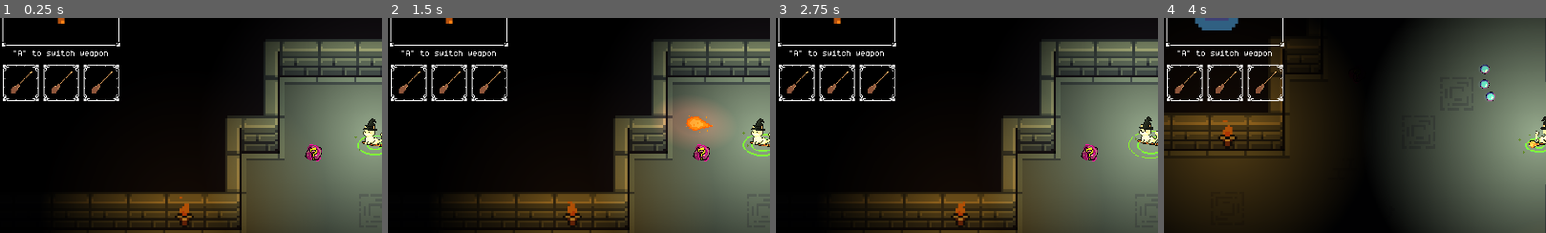
Above: before the commit, frames 1-4 (left to right).
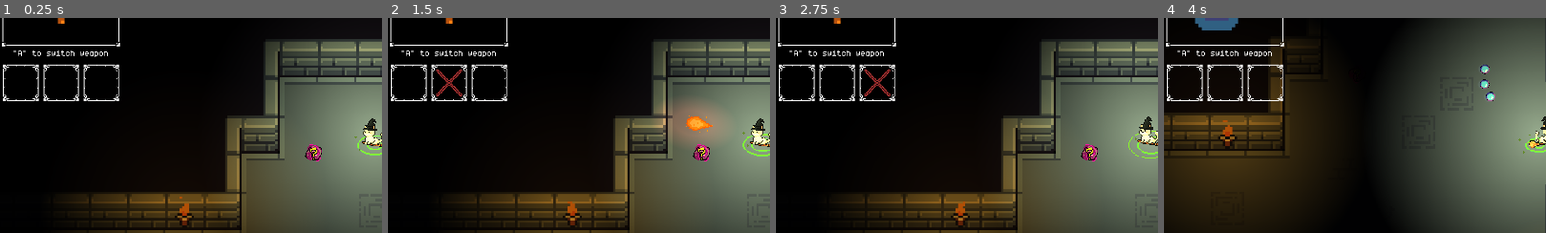
Above: after the commit, the same moments.

Repository: AlbanTE/projet-150h
Game: Godot game, scene res://scenes/main.tscn
Two runs of this game, one before a commit and one after it. Both use one fixed random seed, a clock stepped at 60 frames per second and the inputs below.
Inputs (mouse positions are % of the whole screen's width and height, from its top left):
- Up to frame 1 (0.25 s): no input
- Up to frame 2 (1.5 s): click (4, 38) at 0.52 s; click (9, 38) at 1.27 s
- Up to frame 3 (2.75 s): click (14, 38) at 2.02 s
- Up to frame 4 (4 s): tap Enter at 2.75 s; move the mouse to (72, 45) at 2.77 s; hold D (move_right) 2.78-3.53 s; hold Q (switch_weapon) 2.78-3.53 s; move the mouse to (30, 55) at 3.52 s; hold S (move_down) from 3.53 s (still down); click (30, 55) at 3.6 s
The pictures show only the part of the screen within x 1-51%, y 23-73%; the shares and areas given below are measured in that part.

The runs differ from the first frame. In frame 1, 0.3% of the frame differs, in the area x 2-30%, y 24-36%; in frame 2, 0.5%; in frame 3, 0.5%, in the area x 2-30%, y 23-37%; in frame 4, 0.3%.

Commit message:
Item UI cross hover + apply effects on equip

Diff:
--- a/InventoryManager.gd
+++ /dev/null
@@ -1,16 +0,0 @@
-extends Node
-class_name InventoryManager
-
-var inventory: Array[Item] = []
-
-var Broom: PackedScene = preload("res://scenes/objects/items/nimbus_2000.tscn")
-
-func _ready() -> void:
-	var broom = Broom.instantiate()
-	inventory.append(broom)
-	inventory.append(broom)
-	inventory.append(broom)
-
-
-func _process(_delta: float) -> void:
-	pass
--- a/scenes/enemies/Enemy.gd
+++ b/scenes/enemies/Enemy.gd
@@ -20,7 +20,8 @@
 @export var path_update_interval: float = 0.2
 
 @export_group("Debug")
-@export var debug_navigation: bool = true
+@export var debug_navigation: bool = false
+@export var debug_attack: bool = false
 
 # ────────────────
 # 🧠 State
@@ -270,7 +271,8 @@
 	#if not is_following:
 		#draw_arc(Vector2.ZERO, detection_radius, 0, TAU, 64, Color.BLUE, 2.0, true)
 
-	draw_arc(Vector2.ZERO, attack_range, 0, TAU, 64, Color.RED, 2.0, true)
+	if debug_attack:
+		draw_arc(Vector2.ZERO, attack_range, 0, TAU, 64, Color.RED, 2.0, true)
 
 	if debug_navigation and navigation_agent: #and is_following:
 		var path = navigation_agent.get_current_navigation_path()
--- a/scenes/main.gd
+++ b/scenes/main.gd
@@ -22,12 +22,16 @@
 func update_weapon_ui():
 	$CanvasLayer/GameUI.update_weapon()
 
+func update_items_ui():
+	$CanvasLayer/GameUI.update_items()
+
 func _ready():
 	seed(_seed)
 	tile_builder = CustomTileManager.new()
 	build_dungeon_area()
 
 	player.weapon_component.connect("weapon_equiped", update_weapon_ui)
+	player.inventory_manager.connect("update_inventory", update_items_ui)
 
 func SpawnEnnemi(world_position: Vector2, enemy_type: int) -> Enemy:
 	var enemy: Enemy = null
--- a/scenes/menus/ItemBox.tscn
+++ b/scenes/menus/ItemBox.tscn
@@ -9,6 +9,10 @@
 region = Rect2(160, 272, 96, 96)
 
 [sub_resource type="StyleBoxTexture" id="StyleBoxTexture_xdum0"]
+content_margin_left = 16.0
+content_margin_top = 16.0
+content_margin_right = 16.0
+content_margin_bottom = 16.0
 texture = SubResource("AtlasTexture_wcfec")
 texture_margin_left = 16.0
 texture_margin_top = 16.0
@@ -16,18 +20,38 @@
 texture_margin_bottom = 16.0
 draw_center = false
 
+[sub_resource type="StyleBoxEmpty" id="StyleBoxEmpty_xdum0"]
+
+[sub_resource type="StyleBoxEmpty" id="StyleBoxEmpty_wcfec"]
+
+[sub_resource type="StyleBoxEmpty" id="StyleBoxEmpty_2s6ye"]
+
+[sub_resource type="StyleBoxEmpty" id="StyleBoxEmpty_e32el"]
+
 [sub_resource type="AtlasTexture" id="AtlasTexture_g57ao"]
 atlas = ExtResource("1_tgy1x")
 region = Rect2(231, 8, 18, 16)
 
-[node name="ItemBox" type="PanelContainer"]
+[node name="ItemBox" type="Button"]
+z_index = 1
+z_as_relative = false
+offset_right = 100.0
+offset_bottom = 100.0
 size_flags_horizontal = 3
 size_flags_vertical = 3
-tooltip_text = "Forgot to put tootip"
-theme_override_styles/panel = SubResource("StyleBoxTexture_xdum0")
+theme_override_styles/normal = SubResource("StyleBoxTexture_xdum0")
+theme_override_styles/pressed = SubResource("StyleBoxEmpty_xdum0")
+theme_override_styles/hover = SubResource("StyleBoxEmpty_wcfec")
+theme_override_styles/disabled = SubResource("StyleBoxEmpty_2s6ye")
+theme_override_styles/focus = SubResource("StyleBoxEmpty_e32el")
 script = ExtResource("1_pgwhw")
 
 [node name="TextureRect" type="TextureRect" parent="."]
-layout_mode = 2
+z_as_relative = false
+layout_mode = 0
+offset_left = 16.0
+offset_top = 16.0
+offset_right = 84.0
+offset_bottom = 84.0
 texture = SubResource("AtlasTexture_g57ao")
 expand_mode = 1
--- a/scenes/menus/game_ui.gd
+++ b/scenes/menus/game_ui.gd
@@ -6,13 +6,12 @@
 var player: Player
 
 func update_items():
+	var inv_size: int = player.inventory_manager.inventory.size()
 	for i in range(3):
-		if i == player.inventory_manager.inventory.size():
-			return
-		var item = player.inventory_manager.inventory[i]
-		if item:
-			var tex = get_node("GridContainer/Item" + str(i+1))
-			tex.set_item(item)
+		var item = player.inventory_manager.inventory[i] if i < inv_size else null
+		var tex = get_node("GridContainer/Item" + str(i+1))
+		tex.set_item(item)
+
 
 func update_weapon():
 	$ActiveWeapon/TextureRect.texture = player.weapon_component.current_weapon.sprite
--- a/scenes/menus/item_box.gd
+++ b/scenes/menus/item_box.gd
@@ -1,15 +1,55 @@
-extends PanelContainer
+extends Button
 
 var item: Item
 
+var hover_cross: StyleBoxTexture
+
 func _ready() -> void:
-	pass
+	hover_cross = StyleBoxTexture.new()
+	hover_cross.texture = preload("res://assets/UI/red_cross.png")
+
 
 
 func _process(_delta: float) -> void:
 	pass
 
+func _draw():
+	var normal_style = get_theme_stylebox("normal")
+	if normal_style:
+		normal_style.draw(get_canvas_item(), Rect2(Vector2.ZERO, size))
+
+	if is_hovered():
+		hover_cross.draw(get_canvas_item(), Rect2(Vector2(16, 16), size - Vector2(32, 32)))
+
 func set_item(it: Item):
 	item = it
-	$TextureRect.texture = it.item_sprite
-	tooltip_text = it.item_name + "\n\n" + it.item_desc
+	if item:
+		$TextureRect.texture = it.item_sprite
+	else:
+		$TextureRect.texture = null
+
+func _make_custom_tooltip(_text: String) -> Control:
+	if not item:
+		return
+
+	var panel = PanelContainer.new()
+
+	var margin = MarginContainer.new()
+	margin.add_theme_constant_override("margin_left", 8)
+	margin.add_theme_constant_override("margin_right", 8)
+	margin.add_theme_constant_override("margin_top", 8)
+	margin.add_theme_constant_override("margin_bottom", 8)
+	panel.add_child(margin)
+
+	var label = RichTextLabel.new()
+	label.custom_minimum_size.x = 300
+	label.autowrap_mode = TextServer.AUTOWRAP_WORD
+	label.fit_content = true
+	label.bbcode_enabled = true
+	label.add_theme_font_size_override("normal_font_size", 32)
+	label.add_theme_font_size_override("bold_font_size", 48)
+	label.text = "[color=magenta]" + item.item_name + "[/color]\n\n" + item.item_desc
+	label.scroll_active = false
+	margin.add_child(label)
+
+	return panel
--- a/scenes/objects/chest.gd
+++ b/scenes/objects/chest.gd
@@ -1,4 +1,6 @@
 extends Area2D
+
+var Broom: PackedScene = preload("res://scenes/objects/items/nimbus_2000.tscn")
 
 # Called when the node enters the scene tree for the first time.
 func _ready() -> void:
@@ -7,6 +9,14 @@
 func _on_area_2d_body_entered(body: Node2D) -> void:
 	if body is Player:
 		$AnimatedSprite2D.play("default")
+		var player: Player = body
+
+		await $AnimatedSprite2D.animation_finished
+
+		var broom: Item = Broom.instantiate()
+		# Si pas de place dans l'inventaire, l'instance n'est pas attachée (pas de add_child)
+		# Donc, ses effets ne s'activent pas (pas d'appel du ready)
+		player.inventory_manager.add_item(broom)
 
 func destroy() -> void:
 	queue_free()
--- a/scenes/objects/items/nimbus_2000.gd
+++ b/scenes/objects/items/nimbus_2000.gd
@@ -3,7 +3,7 @@
 
 # Called when the node enters the scene tree for the first time.
 func _ready() -> void:
-	pass # Replace with function body.
+	PlayerStats.add_modifier_to(PlayerStats.vitesse, Stat.OperationTypes.MULT, 0.2, self)
 
 
 # Called every frame. 'delta' is the elapsed time since the previous frame.
--- a/scenes/objects/items/nimbus_2000.tscn
+++ b/scenes/objects/items/nimbus_2000.tscn
@@ -6,5 +6,5 @@
 [node name="Nimbus2000" type="Node2D"]
 script = ExtResource("1_te01e")
 item_name = "Nimbus 2000"
-item_desc = "A swift broom increases your speed by 20%."
+item_desc = "A swift broom that increases your speed by 20%."
 item_sprite = ExtResource("2_cvght")
--- a/scenes/player/Character.tscn
+++ b/scenes/player/Character.tscn
@@ -10,7 +10,7 @@
 [ext_resource type="PackedScene" uid="uid://c3d4e5f6g7h8i" path="res://scenes/weapons/LanceTomatoGun.tscn" id="6_lancetomate"]
 [ext_resource type="Texture2D" uid="uid://cptgddc1u64sh" path="res://assets/textures/WitchFlying.png" id="7_qn341"]
 [ext_resource type="Script" uid="uid://dplmslac2psil" path="res://scenes/player/components/ShieldSpellComponent.gd" id="8_shield_spell"]
-[ext_resource type="Script" uid="uid://bve61ktx3i5av" path="res://InventoryManager.gd" id="11_rlo5i"]
+[ext_resource type="Script" uid="uid://bve61ktx3i5av" path="res://scenes/player/components/InventoryManager.gd" id="11_rlo5i"]
 
 [sub_resource type="RectangleShape2D" id="RectangleShape2D_jyhfs"]
 size = Vector2(44, 52)
--- /dev/null
+++ b/scenes/player/components/InventoryManager.gd
@@ -0,0 +1,21 @@
+extends Node
+class_name InventoryManager
+
+var inventory: Array[Item] = []
+const size: int = 3
+
+signal update_inventory
+
+func _ready() -> void:
+	pass
+
+
+func _process(_delta: float) -> void:
+	pass
+
+func add_item(item: Item):
+	if inventory.size() < size:
+		inventory.append(item)
+		add_child(item)
+
+	emit_signal("update_inventory")
Binary file added: assets/UI/red_cross.png
Not shown, added: assets/UI/red_cross.png.import
Not shown: 1 places in scenes/menus/ItemBox.tscn that only renumber resources
Renamed: InventoryManager.gd.uid -> scenes/player/components/InventoryManager.gd.uid
